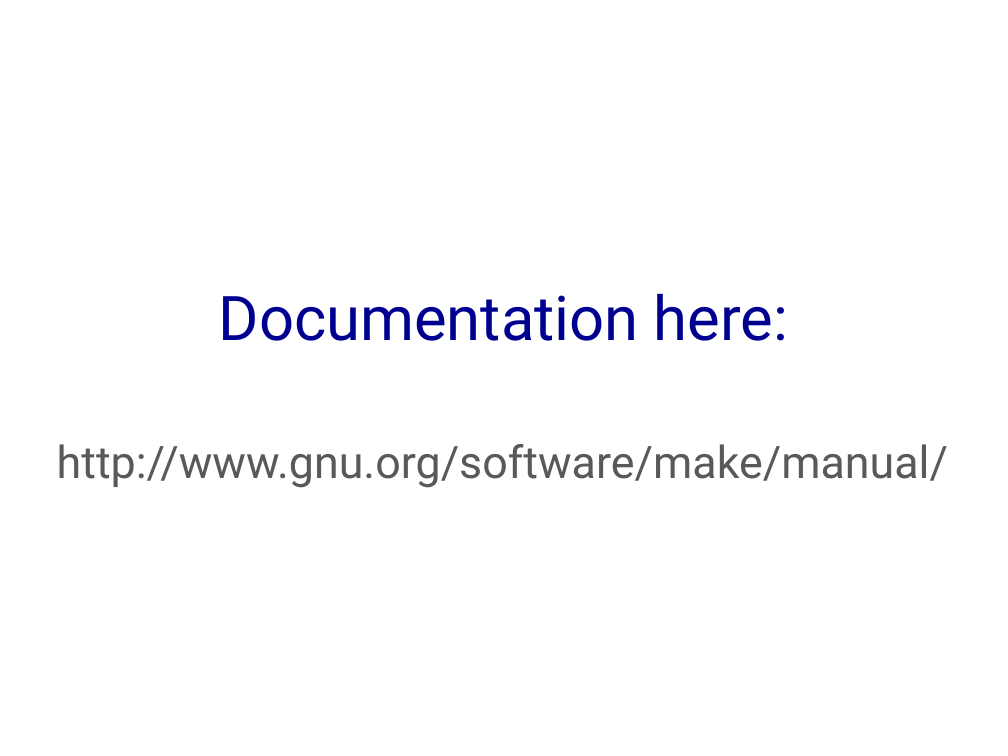
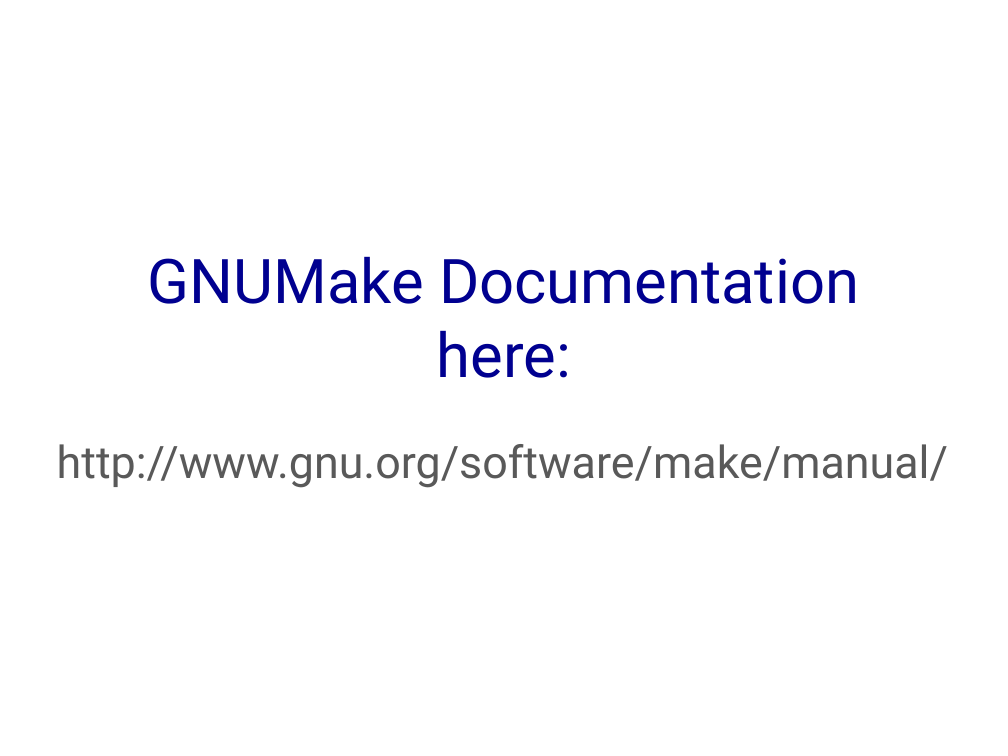
Before and after one commit to h8liu-archives/making-makefiles, a slide deck: slide 9 of slides.pptx. Drawn at 1008x756 pixels with LibreOffice and Linux fonts; fonts in the diff are those of the drawing. Boxes give left, top, right and bottom in pixels: in the first picture for what was removed or moved away, otherwise in the second. Text is boxed around its words. In the diff, an @@ line names an element or a change of style, - is before the commit and + after.

```diff
--- a/slides.pptx
+++ b/slides.pptx
@@ title at (148, 256, 859, 378): text changed @@
-Documentation here:
+GNUMake Documentation here:
```
Also in this commit, not shown: 4 other slides changed.
